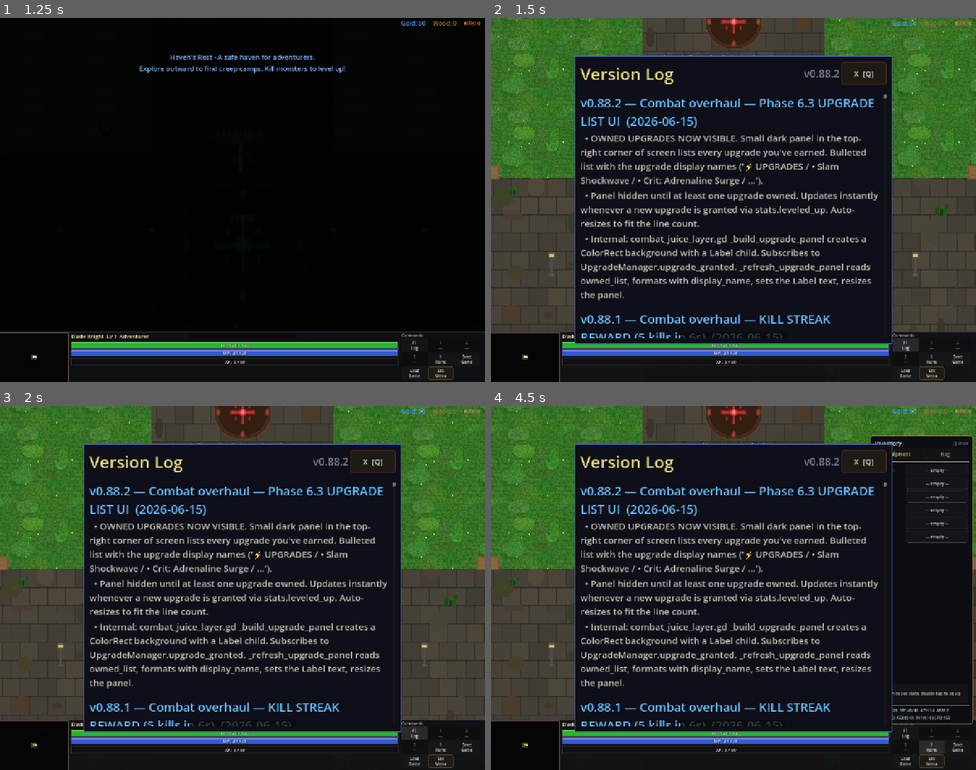
Above: before the commit, frames 1-4 (two rows, left to right).
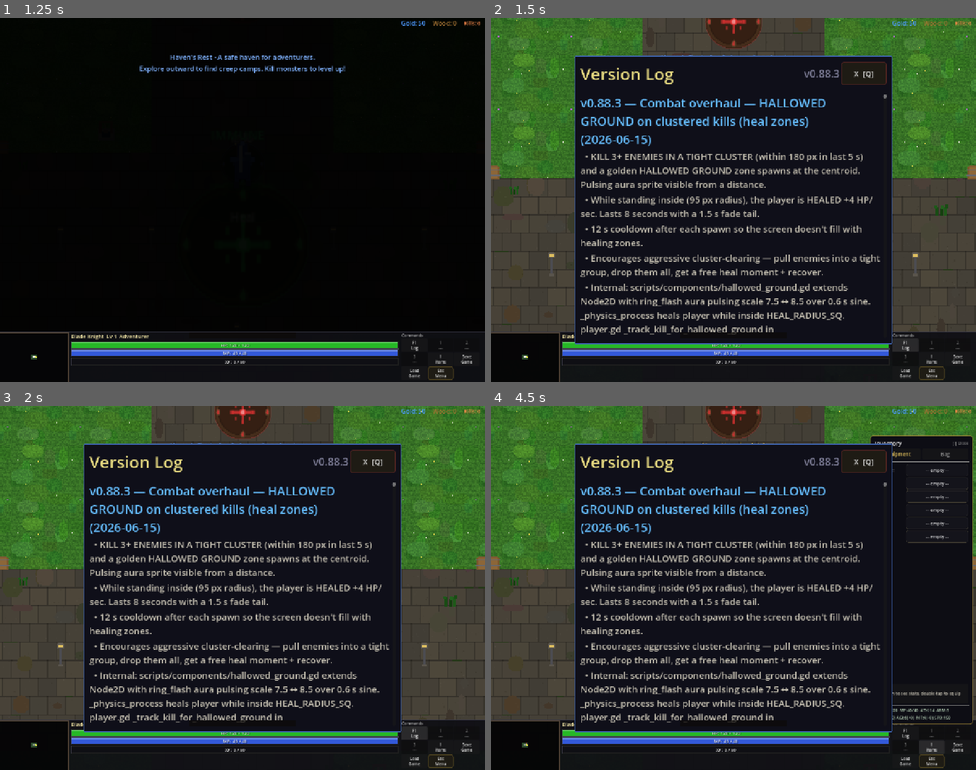
Above: after the commit, the same moments.

Repository: slxny/legends-open-rpg
Game: Godot game, scene res://scenes/main.tscn
Same seed, same stepped clock (60 frames per second), same inputs: the game is played once before the commit and once after it.
Inputs (mouse positions are in pixels of both pictures, inside the frame that each line leads up to):
- Up to frame 1 (1.25 s): tap Enter at 0.5 s; move the mouse to (218, 272) at 0.52 s; hold W (move_up) from 0.53 s (still down); hold Q (ability_1) from 0.53 s (still down); click (218, 272) at 0.67 s
- Up to frame 2 (1.5 s): release W (move_up) at 1.25 s; release Q (ability_1) at 1.25 s; click "F1 Log" at 1.25 s
- Up to frame 3 (2 s): no input
- Up to frame 4 (4.5 s): click "1 ---" at 2 s; click "2 ---" at 2.75 s; click "3 ---" at 3.5 s; click "I Items" at 4.25 s

Frame 1 is identical in both runs. In frame 2, 13% of the frame differs, in the area x 18-81%, y 15-88%; in frame 3, 13%; in frame 4, 13%.

Commit message:
v0.88.3: Combat overhaul — HALLOWED GROUND on clustered kills
Kill 3+ enemies in a tight cluster (within 180px in last 5s) and a
golden HALLOWED GROUND heal zone spawns at the centroid.

- Pulsing ring_flash aura sprite (scale 7.5 ↔ 8.5 over 0.6s sine).
- Heals player +4 HP/sec while inside 95px radius.
- 8s lifetime with 1.5s alpha fade tail.
- 12s cooldown after each spawn so the screen doesn't fill with zones.

Encourages aggressive cluster-clearing — pull enemies into a tight
group, drop them all, get a free heal moment.

- scripts/components/hallowed_ground.gd extends Node2D:
  Joins 'hallowed_grounds' group. ring_flash texture with pulse loop.
  _physics_process heals player when distance² to player <= HEAL_
  RADIUS_SQ. _heal_accum delta * HEAL_PER_SEC, while >= 1.0 += 1 HP.
  Auto-expires after LIFETIME_SEC; fade tail in last 1.5s.

- player.gd _track_kill_for_hallowed_ground:
  Called from _on_hit_resolved_for_momentum on was_lethal.
  _recent_kill_pos Array[Dictionary{pos: Vector2, msec: int}].
  Prunes entries older than _HALLOWED_WINDOW_MS (5000).
  If new kill clusters with 2+ existing entries within
  _HALLOWED_RADIUS_SQ (180²), compute centroid, spawn HallowedGround
  there, set 12s cooldown.

Headless: smoke all PASS, parse clean.

Co-Authored-By: Claude Opus 4.7 (1M context) <noreply@anthropic.com>

Diff:
--- a/scenes/player/player.gd
+++ b/scenes/player/player.gd
@@ -12,6 +12,7 @@
 const MomentumComponentCls = preload("res://scripts/components/momentum_component.gd")
 const CombatJuiceLayerCls = preload("res://scripts/components/combat_juice_layer.gd")
 const UpgradeManagerCls = preload("res://scripts/components/upgrade_manager.gd")
+const HallowedGroundCls = preload("res://scripts/components/hallowed_ground.gd")
 
 signal attacked(target: Node2D)
 
@@ -4145,6 +4146,8 @@
 	if bool(result.was_lethal):
 		_momentum.on_kill()
 		_set_kill_chain_target(vpos, result.event.victim)
+		# Phase 3.x — Hallowed Ground cluster check.
+		_track_kill_for_hallowed_ground(vpos)
 
 
 # Phase 2.5 — perfect-dodge reward.
@@ -4233,6 +4236,13 @@
 # Phase 5.5 — reactive music intensity tick.
 var _music_intensity_tick: float = 0.0
 const _MUSIC_INTENSITY_INTERVAL: float = 0.3
+# Phase 3.x — Hallowed Ground cluster tracking.
+const _HALLOWED_KILL_COUNT: int = 3
+const _HALLOWED_RADIUS_SQ: float = 180.0 * 180.0
+const _HALLOWED_WINDOW_MS: int = 5000
+const _HALLOWED_COOLDOWN_MS: int = 12000
+var _recent_kill_pos: Array = []  # Array[Dictionary{pos: Vector2, msec: int}]
+var _hallowed_cooldown_until_msec: int = 0
 func _pulse_camera_zoom(scale_factor: float) -> void:
 	if camera == null or not is_instance_valid(camera):
 		return
@@ -4491,6 +4501,49 @@
 	_kill_chain_target = null
 	_kill_chain_expires_usec = 0
 	return t
+
+
+# Phase 3.x — Hallowed Ground tracker. Prune kills > window; if 3+ kills
+# within HALLOWED_RADIUS in the window, spawn a heal zone at the centroid.
+func _track_kill_for_hallowed_ground(world_pos: Vector2) -> void:
+	var now_msec: int = Time.get_ticks_msec()
+	# Honor cooldown.
+	if now_msec < _hallowed_cooldown_until_msec:
+		return
+	# Prune.
+	var threshold: int = now_msec - _HALLOWED_WINDOW_MS
+	while _recent_kill_pos.size() > 0 and int(_recent_kill_pos[0]["msec"]) < threshold:
+		_recent_kill_pos.pop_front()
+	_recent_kill_pos.append({"pos": world_pos, "msec": now_msec})
+	# Need at least KILL_COUNT entries clustered within HALLOWED_RADIUS_SQ.
+	if _recent_kill_pos.size() < _HALLOWED_KILL_COUNT:
+		return
+	# Find a cluster of KILL_COUNT entries within radius of the new kill.
+	var cluster: Array[Vector2] = [world_pos]
+	for entry in _recent_kill_pos:
+		var p: Vector2 = entry["pos"]
+		if p == world_pos:
+			continue
+		if p.distance_squared_to(world_pos) <= _HALLOWED_RADIUS_SQ:
+			cluster.append(p)
+	if cluster.size() < _HALLOWED_KILL_COUNT:
+		return
+	# Centroid.
+	var centroid: Vector2 = Vector2.ZERO
+	for p in cluster:
+		centroid += p
+	centroid /= float(cluster.size())
+	# Spawn.
+	var hallowed = HallowedGroundCls.new()
+	hallowed.position = centroid
+	_get_world_node().add_child(hallowed)
+	_hallowed_cooldown_until_msec = now_msec + _HALLOWED_COOLDOWN_MS
+	_recent_kill_pos.clear()
+	# Pop above player.
+	if _juice != null and _juice.has_method("_spawn_floating_text"):
+		_juice._spawn_floating_text(global_position + Vector2(0, -65), "HALLOWED GROUND!", Color(1.5, 1.2, 0.3), true)
+	if AudioManager != null and AudioManager.has_method("play_sfx"):
+		AudioManager.play_sfx("charge_release", 0.0)
 
 
 func _spawn_kill_chain_arc(from_pos: Vector2, to_pos: Vector2) -> void:
--- a/scenes/ui/changelog_dialog.gd
+++ b/scenes/ui/changelog_dialog.gd
@@ -9,9 +9,21 @@
 var _is_visible: bool = false
 var _is_mobile: bool = false
 
-const GAME_VERSION := "v0.88.2"
+const GAME_VERSION := "v0.88.3"
 
 const CHANGELOG: Array[Dictionary] = [
+	{
+		"version": "v0.88.3",
+		"title": "Combat overhaul — HALLOWED GROUND on clustered kills (heal zones)",
+		"date": "2026-06-15",
+		"entries": [
+			"KILL 3+ ENEMIES IN A TIGHT CLUSTER (within 180 px in last 5 s) and a golden HALLOWED GROUND zone spawns at the centroid. Pulsing aura sprite visible from a distance.",
+			"While standing inside (95 px radius), the player is HEALED +4 HP/sec. Lasts 8 seconds with a 1.5 s fade tail.",
+			"12 s cooldown after each spawn so the screen doesn't fill with healing zones.",
+			"Encourages aggressive cluster-clearing — pull enemies into a tight group, drop them all, get a free heal moment + recover.",
+			"Internal: scripts/components/hallowed_ground.gd extends Node2D with ring_flash aura pulsing scale 7.5 ↔ 8.5 over 0.6 s sine. _physics_process heals player while inside HEAL_RADIUS_SQ. player.gd _track_kill_for_hallowed_ground in _on_hit_resolved_for_momentum on was_lethal. Spawns at centroid when 3+ kills cluster.",
+		]
+	},
 	{
 		"version": "v0.88.2",
 		"title": "Combat overhaul — Phase 6.3 UPGRADE LIST UI",
--- /dev/null
+++ b/scripts/components/hallowed_ground.gd
@@ -0,0 +1,65 @@
+extends Node2D
+class_name HallowedGround
+
+## Phase 3.x — temporary heal zone spawned at the centroid of a cluster
+## of recent kills. Heals the player slowly while they stand inside.
+## Fades after LIFETIME_SEC.
+
+const LIFETIME_SEC: float = 8.0
+const HEAL_RADIUS_SQ: float = 95.0 * 95.0
+const HEAL_PER_SEC: float = 4.0  # ~4 HP/sec while standing inside
+
+var _spawn_msec: int = 0
+var _heal_accum: float = 0.0
+var _aura: Sprite2D = null
+var _aura_tween: Tween = null
+
+
+func _ready() -> void:
+	add_to_group("hallowed_grounds")
+	_spawn_msec = Time.get_ticks_msec()
+
+	var tex = SpriteGenerator.get_texture("ring_flash")
+	if tex == null:
+		tex = SpriteGenerator.get_texture("crystal_white")
+	_aura = Sprite2D.new()
+	_aura.texture = tex
+	_aura.texture_filter = CanvasItem.TEXTURE_FILTER_NEAREST
+	_aura.modulate = Color(1.5, 1.3, 0.4, 0.65)
+	_aura.scale = Vector2(7.5, 7.5)
+	_aura.z_index = -2
+	add_child(_aura)
+	# Pulse loop.
+	_aura_tween = _aura.create_tween().set_loops()
+	_aura_tween.tween_property(_aura, "scale", Vector2(8.5, 8.5), 0.6).set_trans(Tween.TRANS_SINE)
+	_aura_tween.tween_property(_aura, "scale", Vector2(7.5, 7.5), 0.6).set_trans(Tween.TRANS_SINE)
+
+
+func _physics_process(delta: float) -> void:
+	# Heal player if inside.
+	var players := get_tree().get_nodes_in_group("player")
+	if not players.is_empty():
+		var player: Node2D = players[0]
+		if is_instance_valid(player) and global_position.distance_squared_to(player.global_position) <= HEAL_RADIUS_SQ:
+			_heal_accum += delta * HEAL_PER_SEC
+			while _heal_accum >= 1.0:
+				_heal_accum -= 1.0
+				if "stats" in player and "current_hp" in player.stats and "max_hp" in player.stats:
+					if int(player.stats.current_hp) < int(player.stats.max_hp):
+						player.stats.current_hp = min(int(player.stats.max_hp), int(player.stats.current_hp) + 1)
+	# Expire after LIFETIME_SEC.
+	var age_sec: float = float(Time.get_ticks_msec() - _spawn_msec) / 1000.0
+	if age_sec >= LIFETIME_SEC:
+		_expire()
+		return
+	# Fade tail (last 1.5s).
+	if age_sec > LIFETIME_SEC - 1.5:
+		var fade: float = clamp((LIFETIME_SEC - age_sec) / 1.5, 0.0, 1.0)
+		if _aura != null:
+			_aura.modulate.a = 0.65 * fade
+
+
+func _expire() -> void:
+	if _aura_tween != null and _aura_tween.is_valid():
+		_aura_tween.kill()
+	queue_free()
